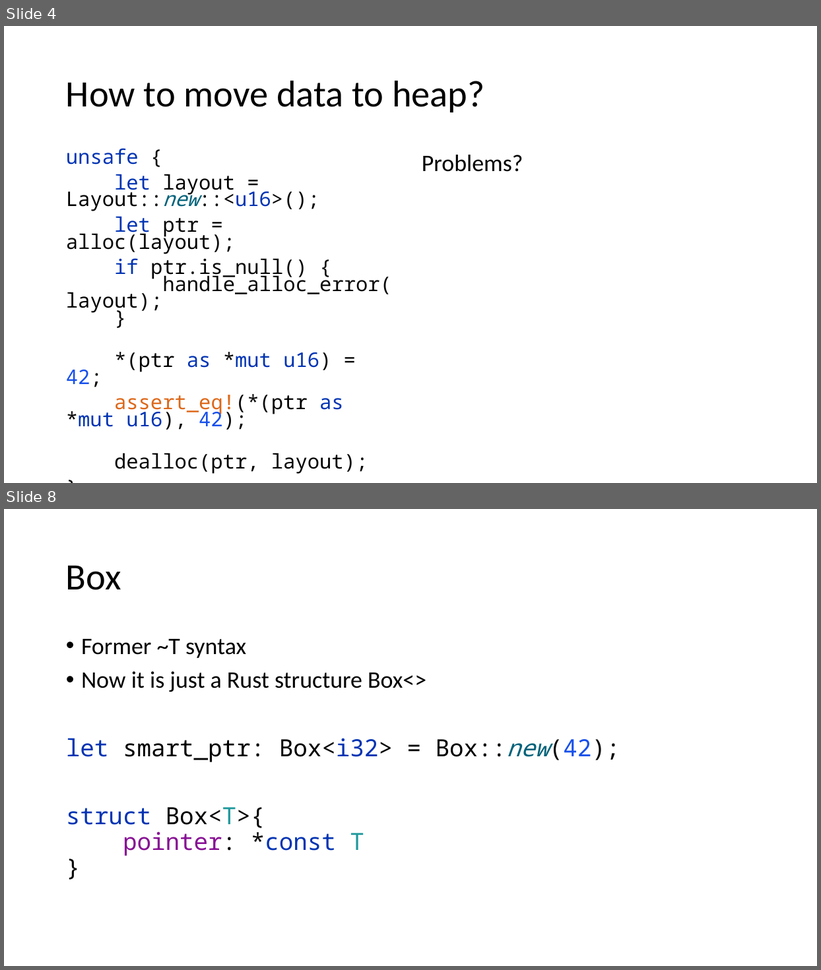
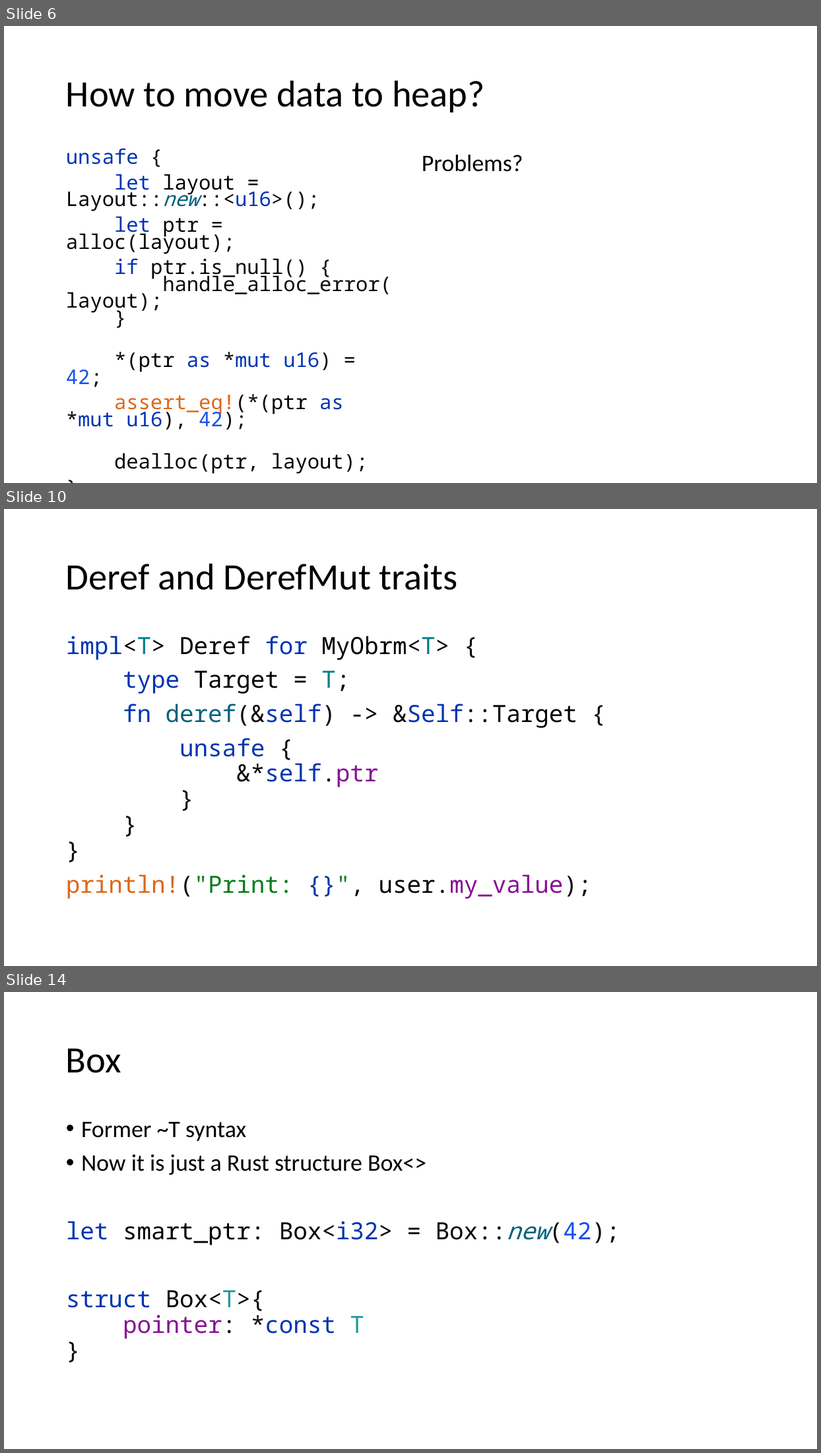
Before and after one commit to kugushev/course-rust-basics, a slide deck: pres/04-SmartPointers.pptx. Shown one above the other, each under a label of ours: slides 4 and 8 before the commit, slides 6, 10 and 14 after it; the slides between them are not shown. The pictures are 821x970 and 821x1453 pixels, drawn with LibreOffice and Linux fonts; fonts in the diff are those of the drawing. Boxes give left, top, right and bottom in pixels: in the first picture for what was removed or moved away, otherwise in the second. Text is boxed around its words. In the diff, an @@ line names an element or a change of style, - is before the commit and + after.

```diff
--- a/pres/04-SmartPointers.pptx
+++ b/pres/04-SmartPointers.pptx
@@ slide 10 added at box(4, 509, 817, 966), background #FFFFFF @@
@@ rectangle added at box(4, 512, 16, 537), fill #FFFFFF @@
@@ title added at box(66, 563, 457, 590), 44 pt, text #000000 @@
+Deref and DerefMut traits
@@ text added at box(66, 636, 592, 899), 28 pt, text #0033B3 @@
+impl<T> Deref for MyObrm<T> {
+type Target = T;
+fn deref(&self) -> &Self::Target {
+unsafe {
+&*self.ptr
+}
+}
+}
+println!("Print: {}", user.my_value);
@@ what was slide 4 is now slide 6 @@
@@ what was slide 8 is now slide 14 @@
```
Also in this commit, not shown: 1 slide changed, 5 other slides added, 3 other files.
